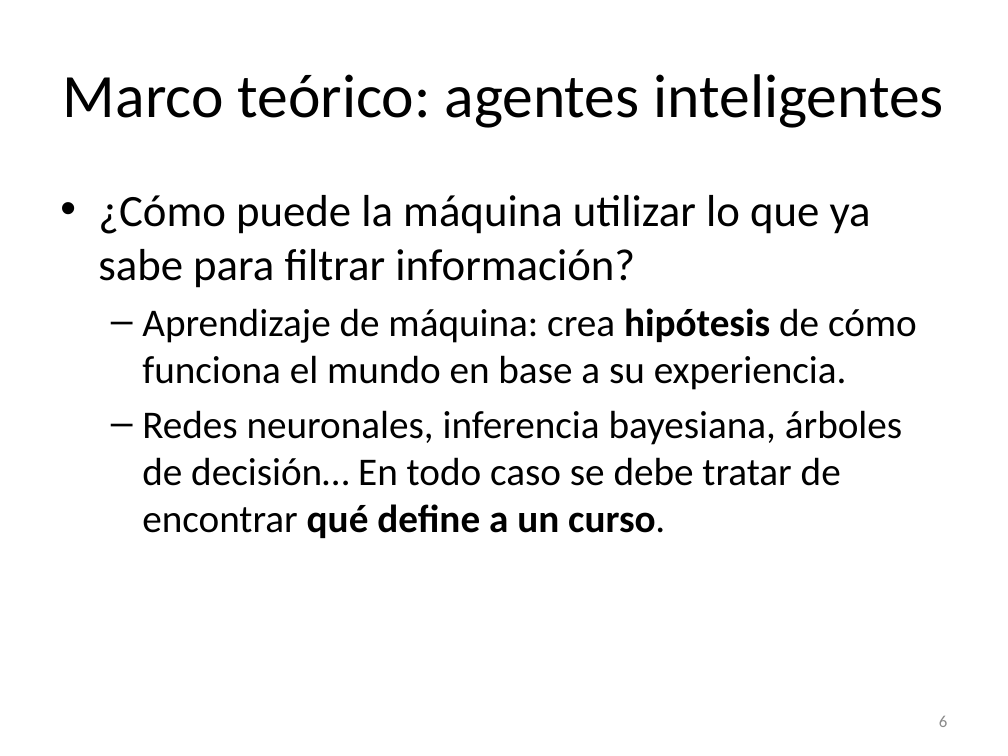
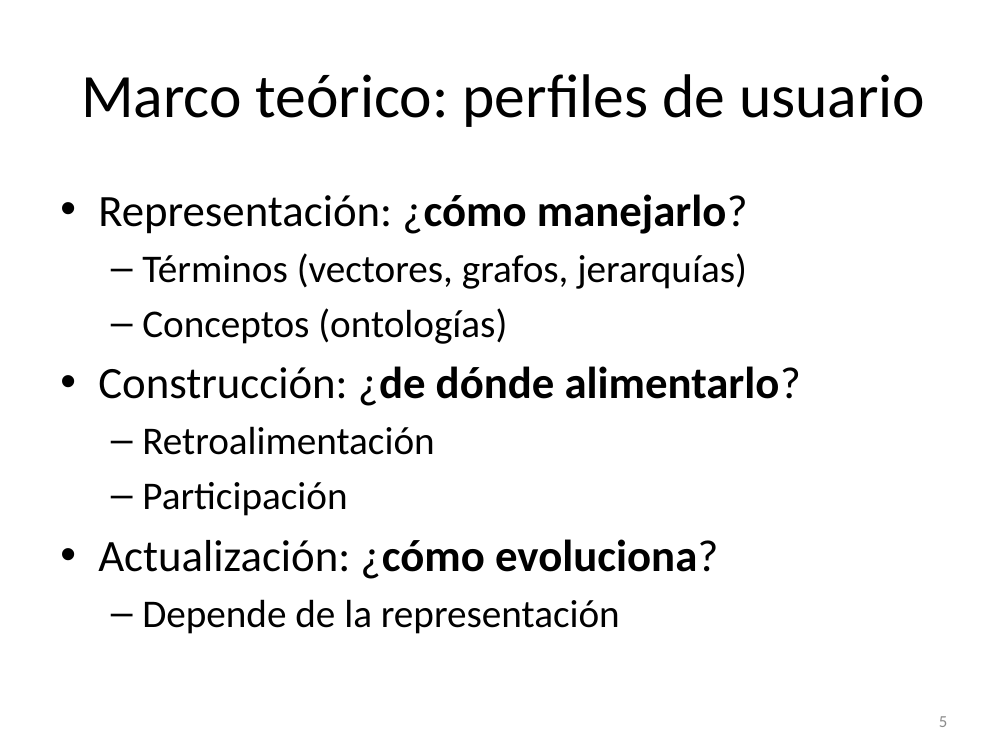
Before and after one commit to lfborjas/Lebrixen, a slide deck: slide 5 of Expo.pptx (slide 6 before the commit). Drawn at 1008x756 pixels with LibreOffice and Linux fonts; fonts in the diff are those of the drawing. Boxes give left, top, right and bottom in pixels: in the first picture for what was removed or moved away, otherwise in the second. Text is boxed around its words. In the diff, an @@ line names an element or a change of style, - is before the commit and + after.

```diff
--- a/Expo.pptx
+++ b/Expo.pptx
@@ title at bbox=[81, 74, 925, 127]: text changed @@
-Marco teórico: agentes inteligentes
+Marco teórico: perfiles de usuario
@@ text at bbox=[98, 194, 801, 634]: text changed @@
-• ¿Cómo puede la máquina utilizar lo que ya sabe para filtrar información?
-  – Aprendizaje de máquina: crea hipótesis de cómo funciona el mundo en base a su experiencia.
-  – Redes neuronales, inferencia bayesiana, árboles de decisión… En todo caso se debe tratar de encontrar qué define a un curso.
+• Representación: ¿cómo manejarlo?
+  – Términos (vectores, grafos, jerarquías)
+  – Conceptos (ontologías)
+• Construcción: ¿de dónde alimentarlo?
+  – Retroalimentación
+  – Participación
+• Actualización: ¿cómo evoluciona?
+  – Depende de la representación
@@ page number at bbox=[939, 716, 947, 727]: text changed @@
-6
+5
```
Also in this commit, not shown: 6 other slides changed, 4 slides added, 1 slide removed, 1 other file.
